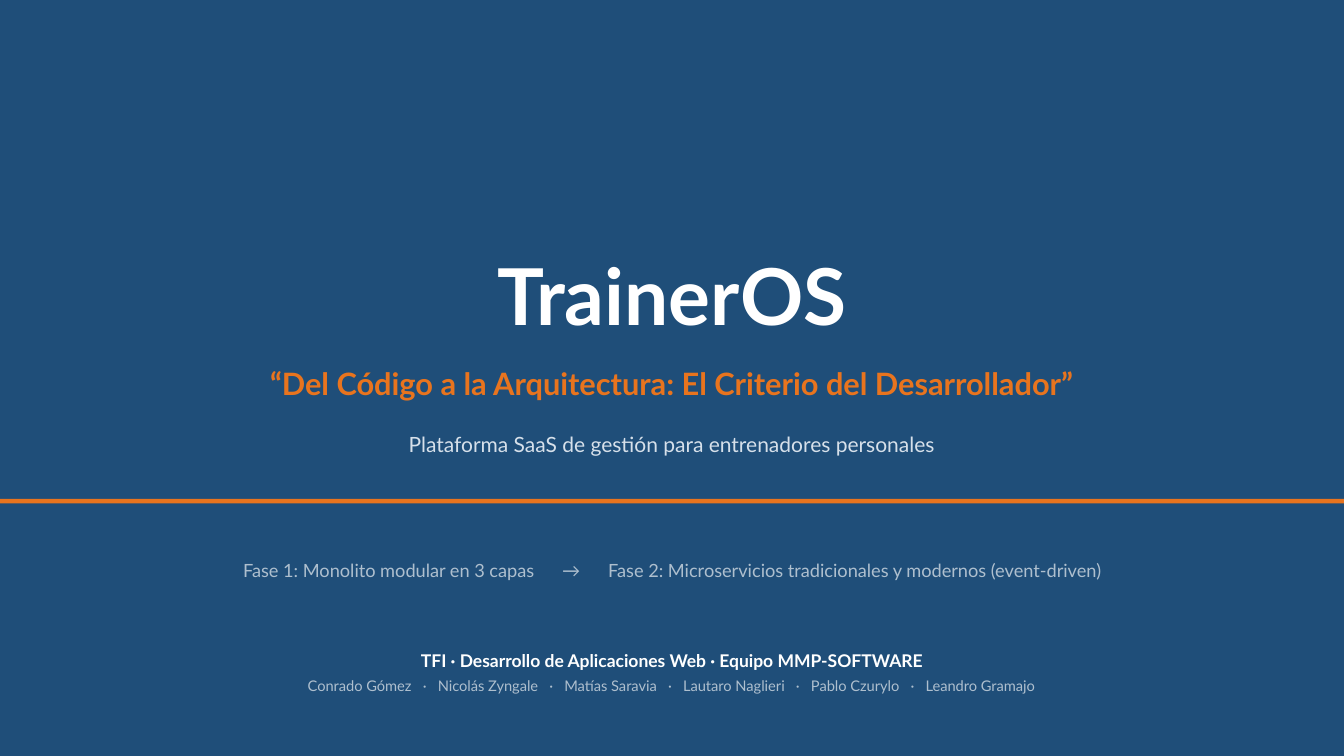
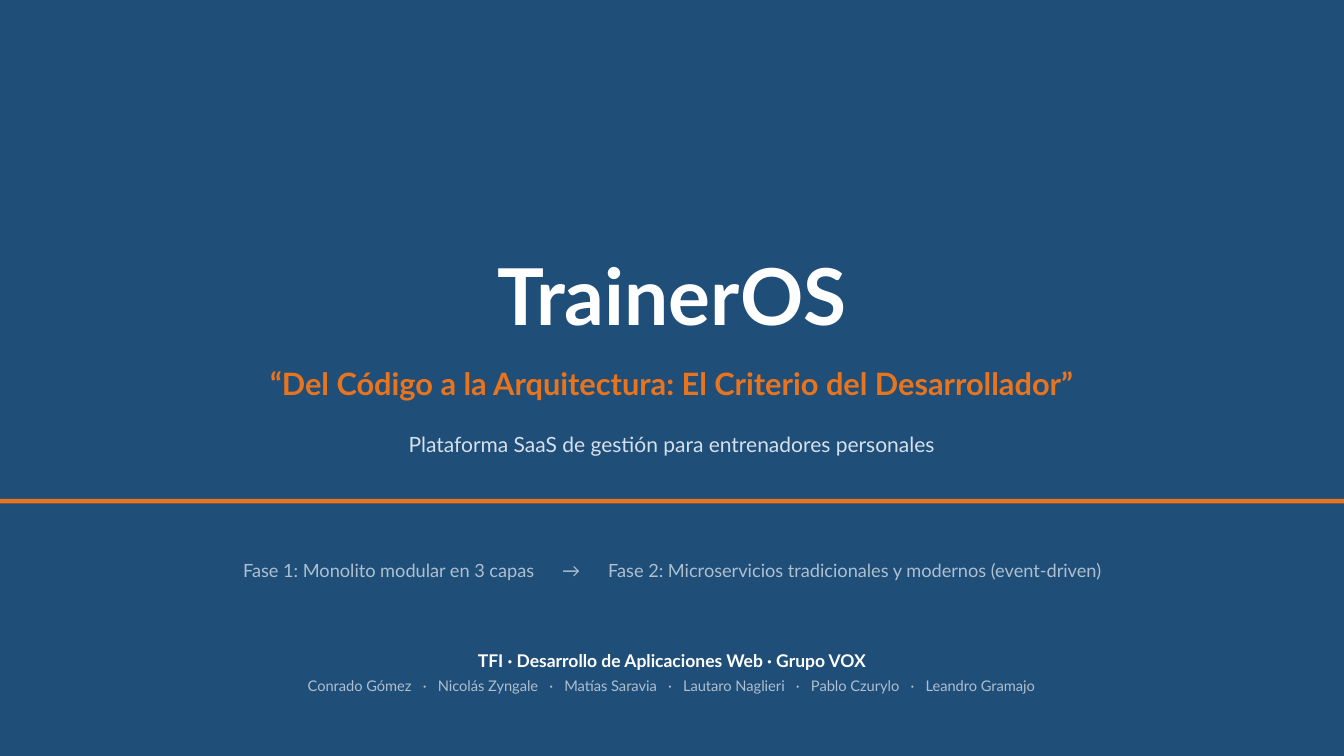
Before and after one commit to LautaroNaglieri/traineros-api, a slide deck: slide 1 of Presentacion/TrainerOS_TFI_Fase1-2.pptx. Drawn at 1344x756 pixels with LibreOffice and Linux fonts; fonts in the diff are those of the drawing. Boxes give left, top, right and bottom in pixels: in the first picture for what was removed or moved away, otherwise in the second. Text is boxed around its words. In the diff, an @@ line names an element or a change of style, - is before the commit and + after.

Commit message:
docs: regenera la presentacion con los diagramas corregidos y la autoria Grupo VOX

```diff
--- a/Presentacion/TrainerOS_TFI_Fase1-2.pptx
+++ b/Presentacion/TrainerOS_TFI_Fase1-2.pptx
@@ text at (478,654,866,670): text changed @@
-TFI · Desarrollo de Aplicaciones Web · Equipo MMP-SOFTWARE
+TFI · Desarrollo de Aplicaciones Web · Grupo VOX
```
Also in this commit, not shown: 1 other slide changed, 1 other file.
